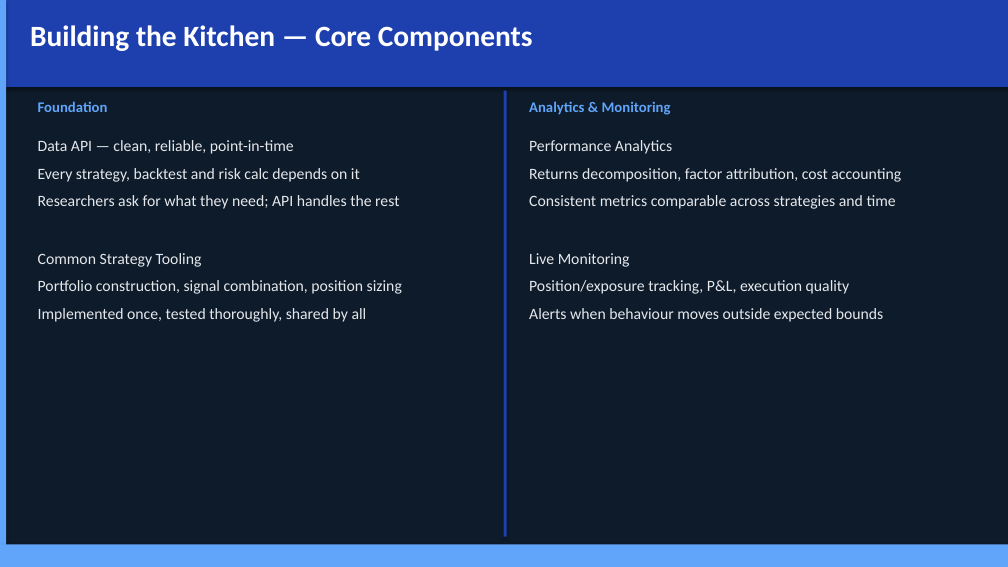
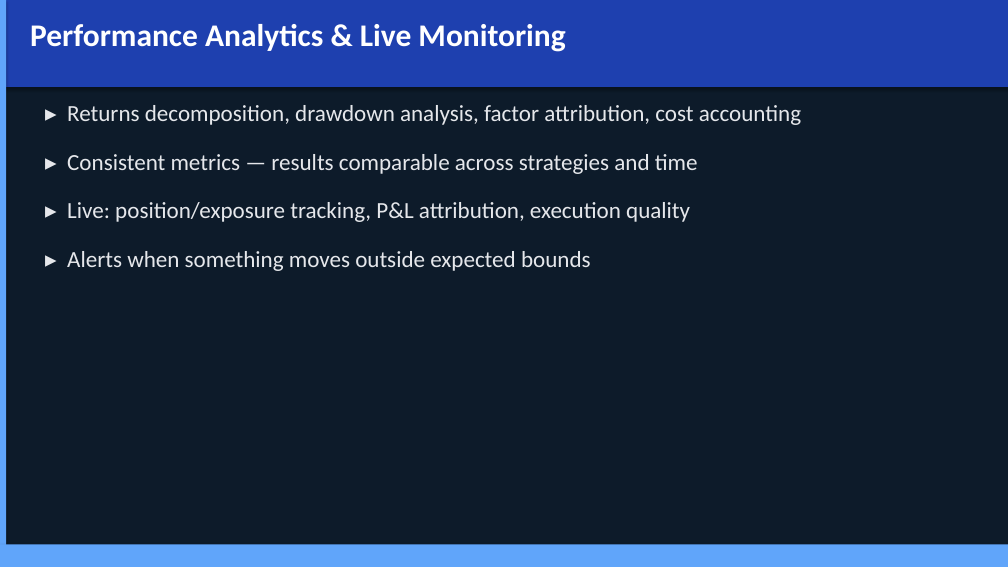
Before and after one commit to Jebel-Quant/platform, a slide deck: slide 20 of vision.pptx (slide 10 before the commit). Drawn at 1008x567 pixels with LibreOffice and Linux fonts; fonts in the diff are those of the drawing. Boxes give left, top, right and bottom in pixels: in the first picture for what was removed or moved away, otherwise in the second. Text is boxed around its words. In the diff, an @@ line names an element or a change of style, - is before the commit and + after.

```diff
--- a/vision.pptx
+++ b/vision.pptx
@@ text at box(30, 24, 565, 52): text changed; size 28 to 30 pt @@
-Building the Kitchen — Core Components
+Performance Analytics & Live Monitoring
@@ text removed at box(38, 101, 108, 112) @@
-Foundation
@@ text at box(67, 105, 801, 271): text changed; size 15 to 22 pt @@
-Performance Analytics
-Returns decomposition, factor attribution, cost accounting
-Consistent metrics comparable across strategies and time
-Live Monitoring
-Position/exposure tracking, P&L, execution quality
-Alerts when behaviour moves outside expected bounds
+▸ Returns decomposition, drawdown analysis, factor attribution, cost accounting
+▸ Consistent metrics — results comparable across strategies and time
+▸ Live: position/exposure tracking, P&L attribution, execution quality
+▸ Alerts when something moves outside expected bounds
@@ rectangle removed at box(504, 91, 507, 537) @@
@@ text removed at box(529, 101, 671, 115) @@
-Analytics & Monitoring
@@ text removed at box(38, 140, 402, 322) @@
-Data API — clean, reliable, point-in-time
-Every strategy, backtest and risk calc depends on it
-Researchers ask for what they need; API handles the rest
-Common Strategy Tooling
-Portfolio construction, signal combination, position sizing
-Implemented once, tested thoroughly, shared by all
```
Also in this commit, not shown: 18 other slides changed, 19 slides added, 1 other file.
